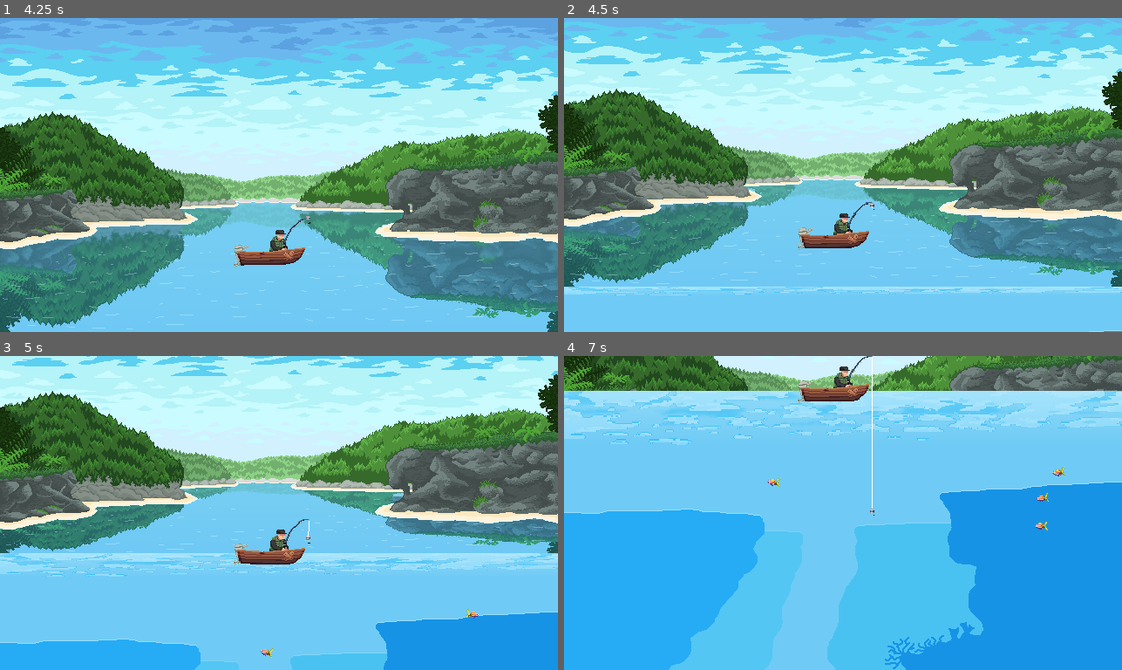
Above: before the commit, frames 1-4 (two rows, left to right).
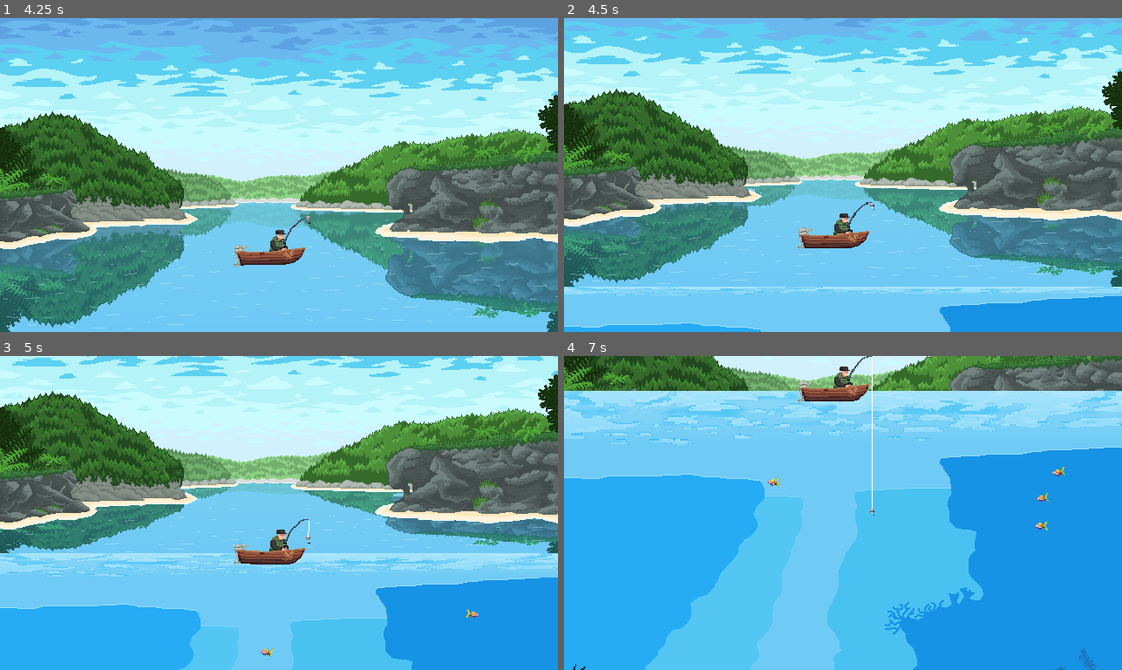
Above: after the commit, the same moments.

Repository: Bad-Onion/gyotaku
Game: Godot game, scene res://main.tscn
Same seed, same stepped clock (60 frames per second), same inputs: the game is played once before the commit and once after it.
Inputs (mouse positions are in pixels of both pictures, inside the frame that each line leads up to):
- Up to frame 1 (4.25 s): click "Jogar" at 0.5 s; move the mouse to (401, 159) at 1.27 s; click (401, 159) at 1.35 s; move the mouse to (167, 190) at 2.02 s; click (167, 190) at 2.1 s; move the mouse to (334, 105) at 2.77 s; click (334, 105) at 2.85 s; move the mouse to (251, 237) at 3.52 s; click (251, 237) at 3.6 s
- Up to frame 2 (4.5 s): move the mouse to (1010, 222) at 4.27 s; click (1010, 222) at 4.35 s
- Up to frame 3 (5 s): no input
- Up to frame 4 (7 s): move the mouse to (675, 465) at 5.02 s; click (675, 465) at 5.1 s; move the mouse to (870, 513) at 5.77 s; click (870, 513) at 5.85 s; move the mouse to (759, 434) at 6.52 s; click (759, 434) at 6.6 s

Frame 1 is identical in both runs. In frame 2, 4.0% of the frame differs, in the area x 0-100%, y 88-100%; in frame 3, 11%; in frame 4, 16%, in the area x 0-100%, y 28-100%.

Commit message:
adding camera perspective

Diff:
--- a/gyotaku/scenes/levels/level_1/level_1.gd
+++ b/gyotaku/scenes/levels/level_1/level_1.gd
@@ -9,8 +9,8 @@
 @onready var main_camera: FishingCamera = %MainCamera
 @onready var boat: AnimatedSprite2D = %Boat
 
-@onready var surface_water_sprite: Sprite2D = $Background/OkinawaBackground/SurfaceWater/Water
-@onready var ceiling_water_sprite: Sprite2D = $Background/OkinawaUnderwaterBackground/CeilingLayer/UnderwaterCeiling
+@onready var surface_water_sprite: Sprite2D = %Background/OkinawaBackground/SurfaceWater/Water
+@onready var ceiling_water_sprite: Sprite2D = %Background/OkinawaUnderwaterBackground/CeilingLayer/UnderwaterCeiling
 
 const BOAT_SURFACE_Y: float = 269.5
 const BOAT_UNDERWATER_Y: float = 360.0
--- a/gyotaku/scenes/ui/okinawa_background/okinawa_underwater_background.tscn
+++ b/gyotaku/scenes/ui/okinawa_background/okinawa_underwater_background.tscn
@@ -13,45 +13,47 @@
 [node name="OkinawaUnderwaterBackground" type="ParallaxBackground" unique_id=288098495]
 
 [node name="DepthLayer" type="ParallaxLayer" parent="." unique_id=1523264890]
+unique_name_in_owner = true
 motion_scale = Vector2(1, 0.8)
 
 [node name="UnderwaterDepth" type="Sprite2D" parent="DepthLayer" unique_id=942469248]
+unique_name_in_owner = true
 position = Vector2(0, 360)
 texture = ExtResource("1_0vsfu")
 centered = false
 
 [node name="WaterBack7" type="Sprite2D" parent="DepthLayer" unique_id=1472713179]
-position = Vector2(0, 360)
+position = Vector2(0, 320)
 texture = ExtResource("2_epons")
 centered = false
 
 [node name="WaterBack6" type="Sprite2D" parent="DepthLayer" unique_id=1847503277]
-position = Vector2(0, 360)
+position = Vector2(0, 320)
 texture = ExtResource("3_a3prl")
 centered = false
 
 [node name="WaterBack5" type="Sprite2D" parent="DepthLayer" unique_id=1084239104]
-position = Vector2(0, 360)
+position = Vector2(0, 320)
 texture = ExtResource("4_2wyvv")
 centered = false
 
 [node name="WaterBack4" type="Sprite2D" parent="DepthLayer" unique_id=1687866065]
-position = Vector2(0, 360)
+position = Vector2(0, 320)
 texture = ExtResource("5_vgbym")
 centered = false
 
 [node name="WaterBack3" type="Sprite2D" parent="DepthLayer" unique_id=1439087591]
-position = Vector2(0, 360)
+position = Vector2(0, 320)
 texture = ExtResource("6_6i0im")
 centered = false
 
 [node name="WaterBack2" type="Sprite2D" parent="DepthLayer" unique_id=606494064]
-position = Vector2(0, 360)
+position = Vector2(0, 320)
 texture = ExtResource("7_s4f0x")
 centered = false
 
 [node name="WaterBack1" type="Sprite2D" parent="DepthLayer" unique_id=1281090587]
-position = Vector2(0, 360)
+position = Vector2(0, 320)
 texture = ExtResource("8_rbxeu")
 centered = false
 
